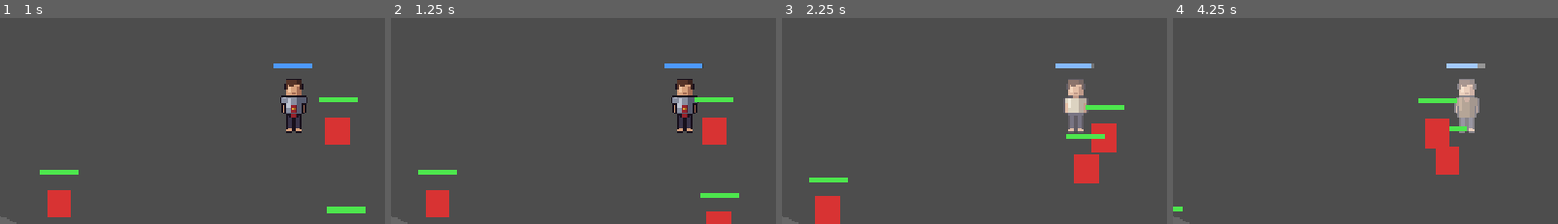
Above: before the commit, frames 1-4 (left to right).
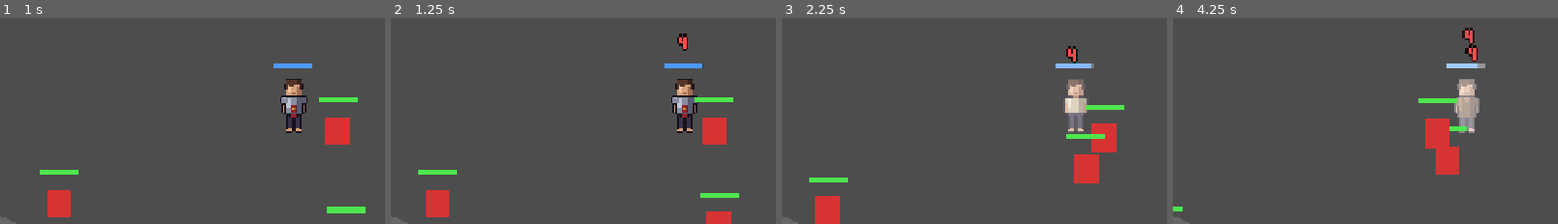
Above: after the commit, the same moments.

Repository: heytylo-png/star-patrol
Game: Godot game, scene res://scenes/main.tscn
The game is run twice, just before and just after one commit, with the same random seed, the same clock (stepped at 60 frames per second) and the same inputs. This scene is started directly instead of the project's main scene.
Inputs (mouse positions are % of the whole screen's width and height, from its top left):
- Up to frame 1 (1 s): move the mouse to (72, 46) at 0.52 s; hold D (move_right) from 0.53 s (still down); hold 3 (swap_armor) from 0.53 s (still down); click (72, 46) at 0.67 s
- Up to frame 2 (1.25 s): keep holding D (move_right); keep holding 3 (swap_armor)
- Up to frame 3 (2.25 s): release D (move_right) at 1.25 s; release 3 (swap_armor) at 1.25 s; drag from (30, 56) to (45, 72) at 1.27 s; move the mouse to (60, 28) at 2.02 s; hold D (move_right) from 2.03 s (still down); hold 3 (swap_armor) from 2.03 s (still down)
- Up to frame 4 (4.25 s): release D (move_right) at 2.75 s; release 3 (swap_armor) at 2.75 s; drag from (45, 72) to (20, 35) at 2.77 s; move the mouse to (81, 67) at 3.52 s; hold A (move_left) from 3.53 s (still down); hold 3 (swap_armor) from 3.53 s (still down)
The pictures show only the part of the screen within x 12-62%, y 24-74%; the shares and areas given below are measured in that part.

Frame 1 is identical in both runs. In frame 2, 0.2% of the frame differs, in the area x 74-78%, y 7-16%; in frame 3, 0.2%; in frame 4, 0.4%, in the area x 75-80%, y 4-22%.

Commit message:
Combat feel 2/6: floating pixel damage numbers with crits
- 3x5 pixel digit sheet (art/ui/damage_digits.png) from the art script
- DamageNumber: rises, eases out and fades; crits are bigger, gold, and pop in
- Damage the player takes shows in red
- Player crit chance (15%) and multiplier (1.75x); Player.hit_enemy() rolls crits
- Colors, sizes, rise and duration are @export on CombatFeel

Co-Authored-By: Claude Opus 5.5 <noreply@anthropic.com>
Claude-Session: https://claude.ai/code/session_019ZoxFiAo42TsUSjR1Jd1ko

Diff:
--- a/scripts/combat_feel.gd
+++ b/scripts/combat_feel.gd
@@ -2,9 +2,23 @@
 ## Global combat polish, available everywhere as `CombatFeel` (an autoload).
 ## Open scenes/combat_feel.tscn to tune the numbers in the Inspector.
 
+enum NumberKind { NORMAL, CRIT, HURT }
+
 @export_group("Hit-stop")
 @export var hit_stop_duration: float = 0.05     ## Seconds the game freezes on each hit.
 @export var hit_stop_time_scale: float = 0.05   ## Game speed during the freeze (0 = full stop).
+
+@export_group("Damage numbers")
+@export var number_color: Color = Color(1, 1, 1)           ## Normal hits on enemies.
+@export var crit_color: Color = Color(1.0, 0.82, 0.25)     ## Critical hits.
+@export var hurt_color: Color = Color(1.0, 0.3, 0.3)       ## Damage the player takes.
+@export var number_scale: float = 2.0                      ## World pixels per digit pixel.
+@export var crit_number_scale: float = 3.0
+@export var crit_pop: float = 1.6                          ## Crits start this much bigger.
+@export var number_rise: float = 18.0                      ## How far numbers float up.
+@export var number_duration: float = 0.7                   ## Seconds on screen.
+@export var number_jitter: float = 6.0                     ## Random sideways offset.
+
 
 var _stop_until_msec: int = 0
 
@@ -26,3 +40,28 @@
 		return
 	_stop_until_msec = maxi(_stop_until_msec, Time.get_ticks_msec() + int(duration * 1000.0))
 	Engine.time_scale = hit_stop_time_scale
+
+
+## Shows a floating damage number at `world_position` (usually just above a character's head).
+func damage_number(world_position: Vector2, amount: int,
+		kind: NumberKind = NumberKind.NORMAL) -> void:
+	var scene := get_tree().current_scene
+	if scene == null:
+		return
+	var number := DamageNumber.new()
+	number.amount = amount
+	number.rise = number_rise
+	number.duration = number_duration
+	match kind:
+		NumberKind.CRIT:
+			number.color = crit_color
+			number.pixel_scale = crit_number_scale
+			number.pop = crit_pop
+		NumberKind.HURT:
+			number.color = hurt_color
+			number.pixel_scale = number_scale
+		_:
+			number.color = number_color
+			number.pixel_scale = number_scale
+	number.position = world_position + Vector2(randf_range(-number_jitter, number_jitter), 0)
+	scene.add_child(number)
--- /dev/null
+++ b/scripts/damage_number.gd
@@ -0,0 +1,45 @@
+class_name DamageNumber
+extends Node2D
+## A floating pixel number that rises and fades. Spawned by CombatFeel.damage_number().
+
+const DIGITS: Texture2D = preload("res://art/ui/damage_digits.png")
+const CELL := Vector2(5, 7)    # One digit cell in damage_digits.png.
+const SPACING := 4.0           # Cells overlap by one outline pixel.
+
+var amount: int = 0
+var color: Color = Color.WHITE
+var pixel_scale: float = 2.0   # World pixels per digit pixel.
+var rise: float = 18.0         # How far it floats up.
+var duration: float = 0.7      # Seconds until it disappears.
+var pop: float = 1.0           # Starting size multiplier (crits start bigger and shrink).
+
+var _time: float = 0.0
+var _start: Vector2
+
+
+func _ready() -> void:
+	z_index = 20
+	_start = position
+
+
+func _process(delta: float) -> void:
+	_time += delta
+	var t: float = clampf(_time / duration, 0.0, 1.0)
+	position = _start + Vector2(0, -rise * (1.0 - pow(1.0 - t, 2.0)))   # Ease out.
+	scale = Vector2.ONE * lerpf(pop, 1.0, minf(t * 4.0, 1.0))
+	modulate.a = 1.0 if t < 0.6 else 1.0 - (t - 0.6) / 0.4
+	if t >= 1.0:
+		queue_free()
+	queue_redraw()
+
+
+func _draw() -> void:
+	var text := str(amount)
+	var width: float = (SPACING * (text.length() - 1) + CELL.x) * pixel_scale
+	var x: float = -width / 2.0
+	for ch in text:
+		var digit := int(ch)
+		var src := Rect2(digit * CELL.x, 0, CELL.x, CELL.y)
+		var dst := Rect2(x, -CELL.y * pixel_scale, CELL.x * pixel_scale, CELL.y * pixel_scale)
+		draw_texture_rect_region(DIGITS, dst, src, color)
+		x += SPACING * pixel_scale
--- a/scripts/enemy.gd
+++ b/scripts/enemy.gd
@@ -71,11 +71,15 @@
 
 ## Damage from `source`: white flash, knockback away from the source, and a short hit-stop.
 ## Set `feedback` to false for small repeated damage (like burning) to skip knockback and hit-stop.
-func take_hit(amount: int, source: Node2D = null, feedback: bool = true) -> void:
+## `crit` shows the damage number as a critical hit.
+func take_hit(amount: int, source: Node2D = null, feedback: bool = true,
+		crit: bool = false) -> void:
 	if hp <= 0:
 		return  # Already dying (removal happens at the end of the frame).
 	_aggro = true  # Getting hit always makes it fight back.
 	hp -= amount
+	var kind := CombatFeel.NumberKind.CRIT if crit else CombatFeel.NumberKind.NORMAL
+	CombatFeel.damage_number(global_position + Vector2(0, -bar_offset - 2.0), amount, kind)
 	queue_redraw()
 	_flash.play(flash_duration)
 	if feedback:
--- a/scripts/flame_warden.gd
+++ b/scripts/flame_warden.gd
@@ -78,7 +78,7 @@
 
 func _flame_strike() -> void:
 	_cooldowns[0] = strike_cooldown
-	target.take_hit(strike_damage, self)
+	hit_enemy(target, strike_damage)
 	_gain_heat(strike_heat_gain)
 
 
@@ -89,7 +89,7 @@
 	for node in get_tree().get_nodes_in_group("enemies"):
 		var enemy := node as Enemy
 		if enemy and global_position.distance_to(enemy.global_position) <= ring_radius:
-			enemy.take_hit(ring_damage, self)
+			hit_enemy(enemy, ring_damage)
 	# Expanding fire ring, drawn in _draw().
 	var tween := create_tween()
 	tween.tween_method(_set_ring_effect, 0.0, 1.0, 0.35)
--- a/scripts/player.gd
+++ b/scripts/player.gd
@@ -12,6 +12,8 @@
 @export var attack_range: float = 40.0     ## How close the target must be to hit it.
 @export var attack_damage: int = 10
 @export var attack_cooldown: float = 0.8   ## Seconds between auto-attacks.
+@export_range(0.0, 1.0) var crit_chance: float = 0.15  ## Chance for any hit to be critical.
+@export var crit_multiplier: float = 1.75  ## Critical hits deal this much more damage.
 @export var joystick: TouchJoystick        ## Drag your joystick node here in the Inspector.
 
 @export_group("Hit feedback")
@@ -70,8 +72,16 @@
 	if _attack_timer > 0.0:
 		return  # Still cooling down.
 	_attack_timer = attack_cooldown
-	target.take_hit(attack_damage, self)
+	hit_enemy(target, attack_damage)
 	_on_auto_attack_hit(target)
+
+
+## Hits `enemy` for `base_damage`, rolling for a critical hit. Returns true on a crit.
+func hit_enemy(enemy: Enemy, base_damage: int, feedback: bool = true) -> bool:
+	var crit: bool = randf() < crit_chance
+	var amount: int = roundi(base_damage * crit_multiplier) if crit else base_damage
+	enemy.take_hit(amount, self, feedback, crit)
+	return crit
 
 
 ## Called when an enemy hits the player. `source` (the attacker) sets the knockback direction.
@@ -80,6 +90,8 @@
 		return
 	hp = maxi(hp - amount, 0)
 	queue_redraw()
+	CombatFeel.damage_number(global_position + Vector2(0, -hp_bar_offset - 2.0), amount,
+			CombatFeel.NumberKind.HURT)
 	_flash.play(flash_duration)
 	if source:
 		_knockback = source.global_position.direction_to(global_position) * knockback_strength
Binary file added: art/ui/damage_digits.png
